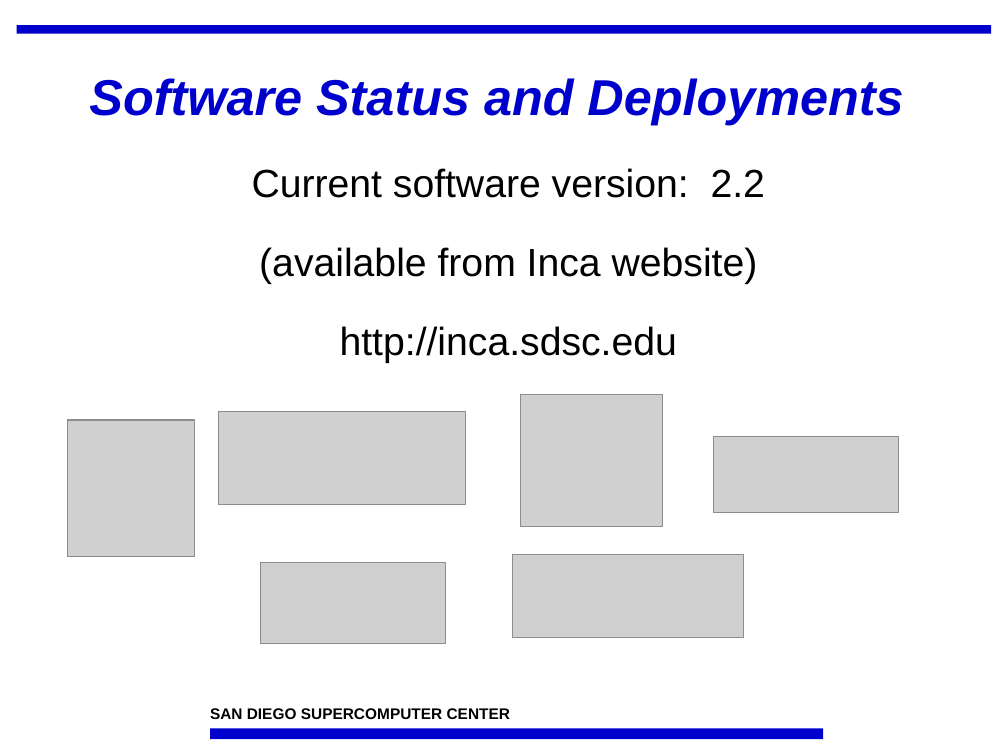
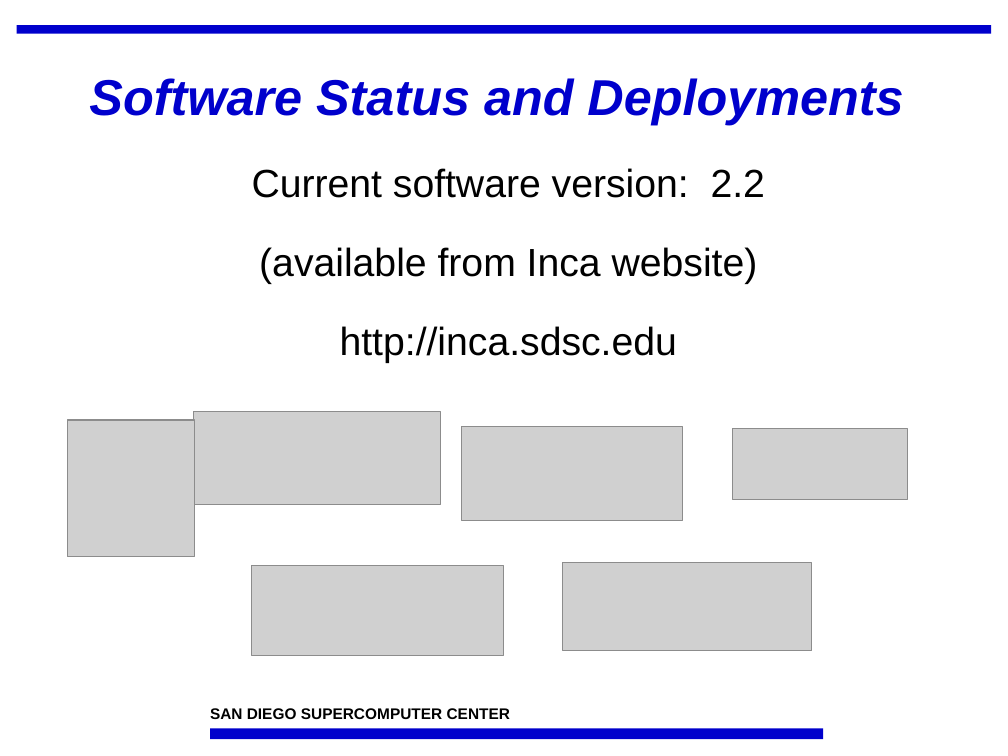
Before and after one commit to IncaProject/inca-xsede, a slide deck: slide 12 of talks/sc07/inca-sc07.ppt. Drawn at 1008x756 pixels with LibreOffice and Linux fonts; fonts in the diff are those of the drawing; grey boxes stand for pictures; background and template pictures are left out. Boxes give left, top, right and bottom in pixels: in the first picture for what was removed or moved away, otherwise in the second. Text is boxed around its words. In the diff, an @@ line names an element or a change of style, - is before the commit and + after.

```diff
--- a/talks/sc07/inca-sc07.ppt
+++ b/talks/sc07/inca-sc07.ppt
@@ picture: place and size @@
-picture at [219, 411, 466, 504]
+picture at [194, 411, 440, 504]
@@ picture: place and size @@
-picture at [521, 395, 662, 527]
+picture at [462, 426, 682, 520]
@@ picture: place and size @@
-picture at [714, 436, 898, 512]
+picture at [733, 428, 907, 499]
@@ picture: place and size @@
-picture at [260, 562, 445, 643]
+picture at [252, 565, 504, 655]
@@ picture: place and size @@
-picture at [512, 554, 743, 638]
+picture at [562, 562, 811, 650]
```
Also in this commit, not shown: 4 other files.
